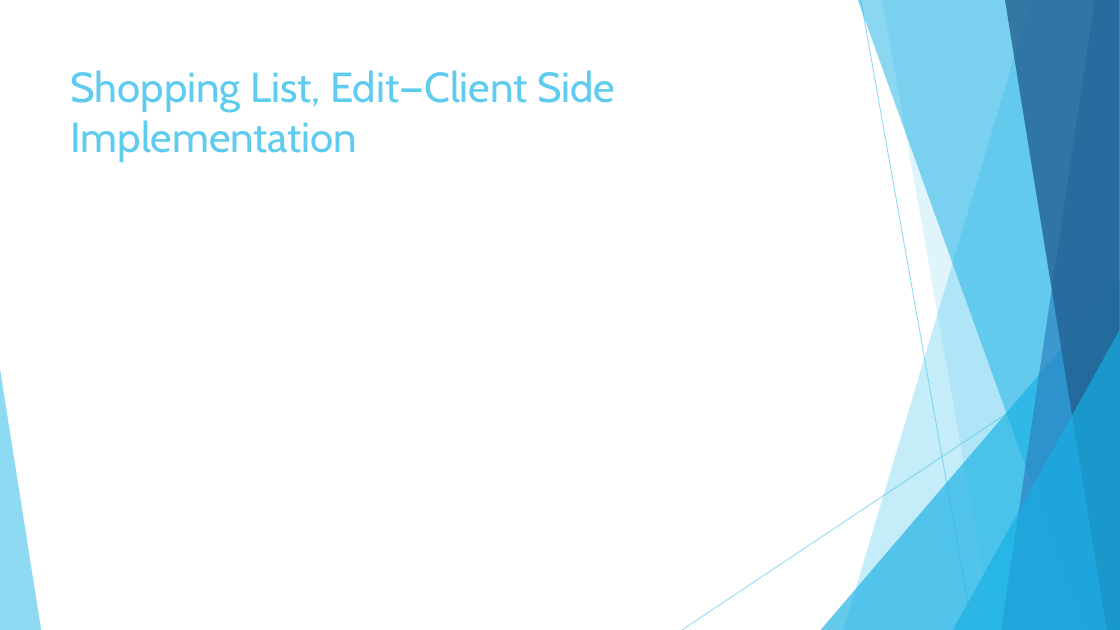
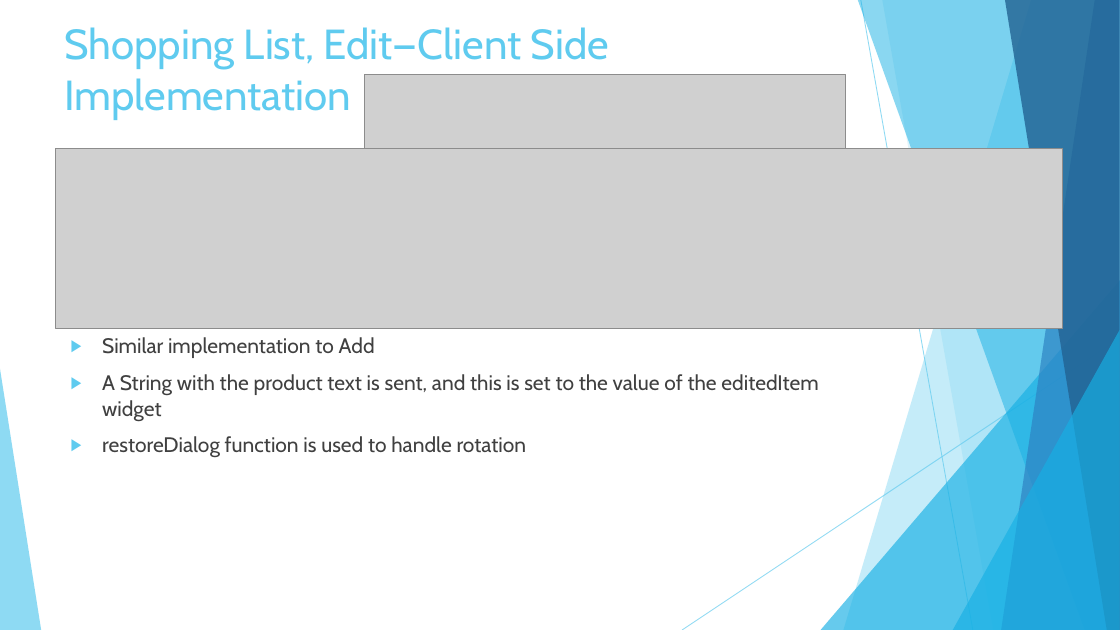
Before and after one commit to garciaac01/acs560_course_project, a slide deck: slide 10 of My EZ Shopper.pptx (slide 9 before the commit). Drawn at 1120x630 pixels with LibreOffice and Linux fonts; fonts in the diff are those of the drawing; grey boxes stand for pictures. Boxes give left, top, right and bottom in pixels: in the first picture for what was removed or moved away, otherwise in the second. Text is boxed around its words. In the diff, an @@ line names an element or a change of style, - is before the commit and + after.

```diff
--- a/My EZ Shopper.pptx
+++ b/My EZ Shopper.pptx
@@ title "Shopping List, Edit—Client Side Implementation" moved from (x1=71, y1=70, x2=615, y2=162) to (x1=64, y1=27, x2=609, y2=120) @@
@@ picture added at (x1=365, y1=74, x2=846, y2=149) @@
@@ picture added at (x1=56, y1=149, x2=1063, y2=329) @@
@@ text added at (x1=102, y1=337, x2=818, y2=457), 18 pt, text #404040 @@
+▶ Similar implementation to Add
+▶ A String with the product text is sent, and this is set to the value of the editedItem widget
+▶ restoreDialog function is used to handle rotation
```
Also in this commit, not shown: 10 other slides changed, 3 slides added.
